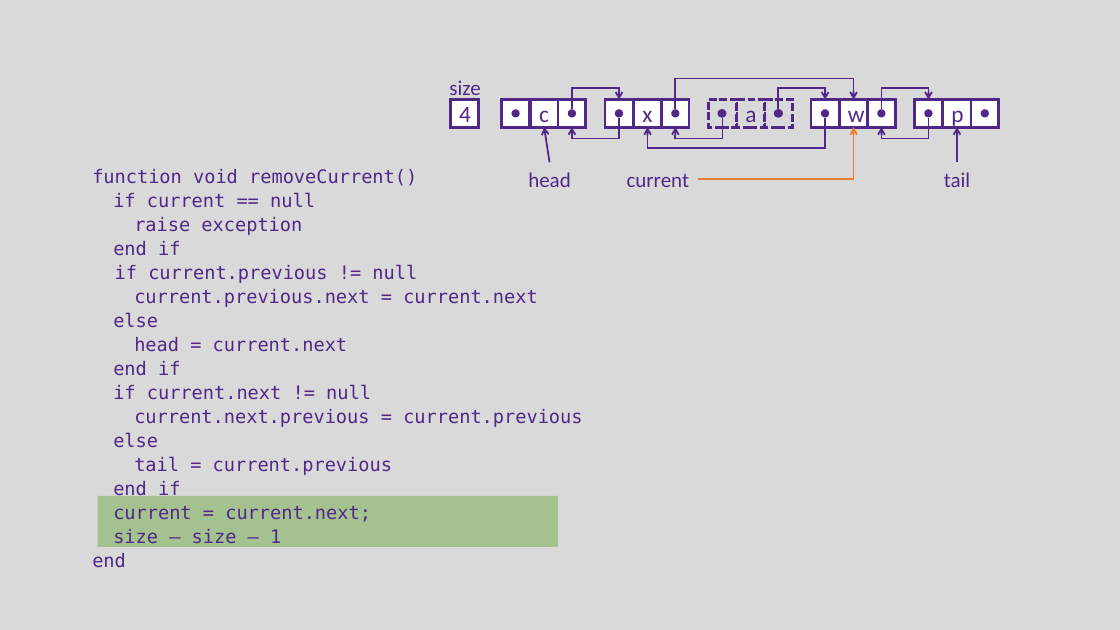
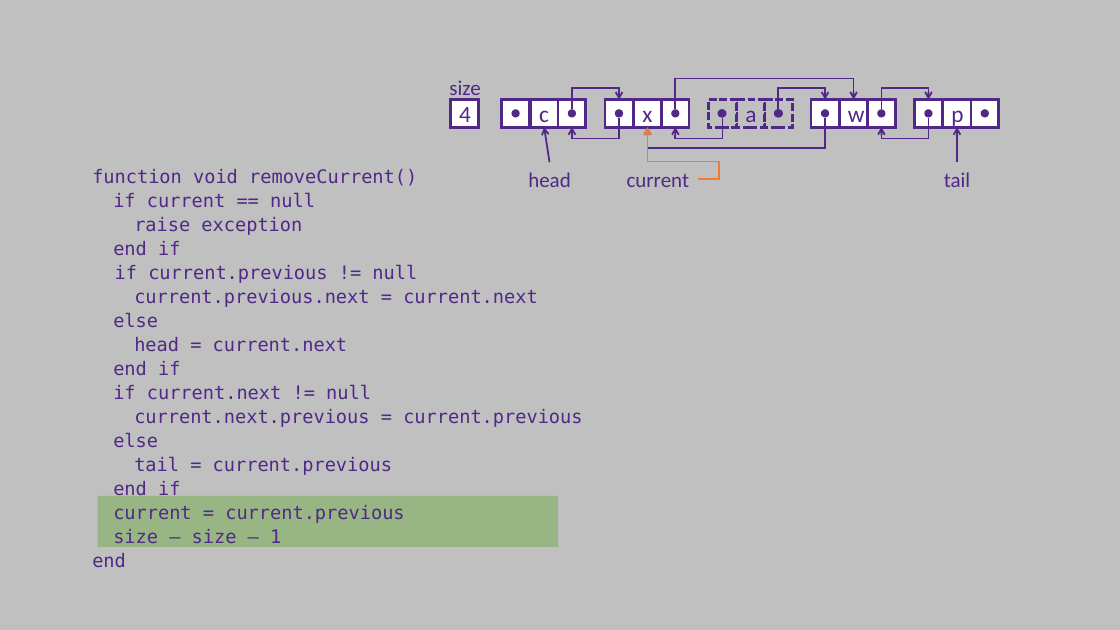
Before and after one commit to ksu-cs-cc/ksu-cs-cc.github.io, a slide deck: slide 17 of content/3-cc310/09-lists/06-list-iterator-slides.pptx. Drawn at 1120x630 pixels with LibreOffice and Linux fonts; fonts in the diff are those of the drawing. Boxes give left, top, right and bottom in pixels: in the first picture for what was removed or moved away, otherwise in the second. Text is boxed around its words. In the diff, an @@ line names an element or a change of style, - is before the commit and + after.

```diff
--- a/content/3-cc310/09-lists/06-list-iterator-slides.pptx
+++ b/content/3-cc310/09-lists/06-list-iterator-slides.pptx
@@ background #D9D9D9 to #C0C0C0 @@
@@ elbow arrow moved from (698, 179) - (854, 128) to (698, 179) - (648, 128) @@
@@ text at (113,505,404,523): text changed @@
-current = current.next;
+current = current.previous
```
Also in this commit, not shown: 25 other slides changed, 8 other files.
